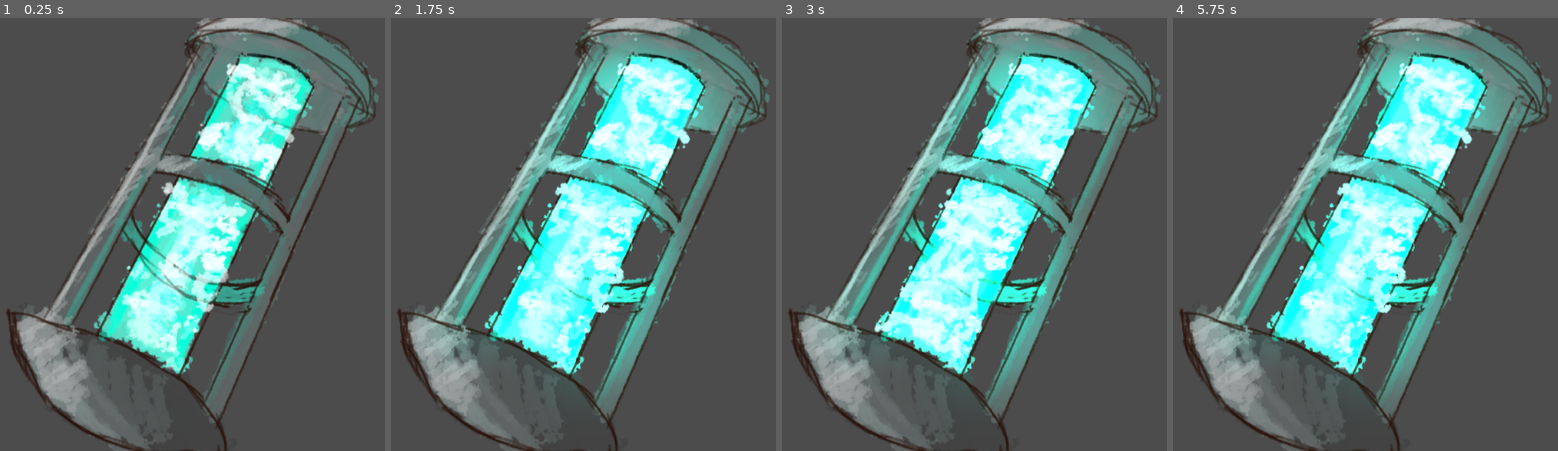
Above: before the commit, frames 1-4 (left to right).
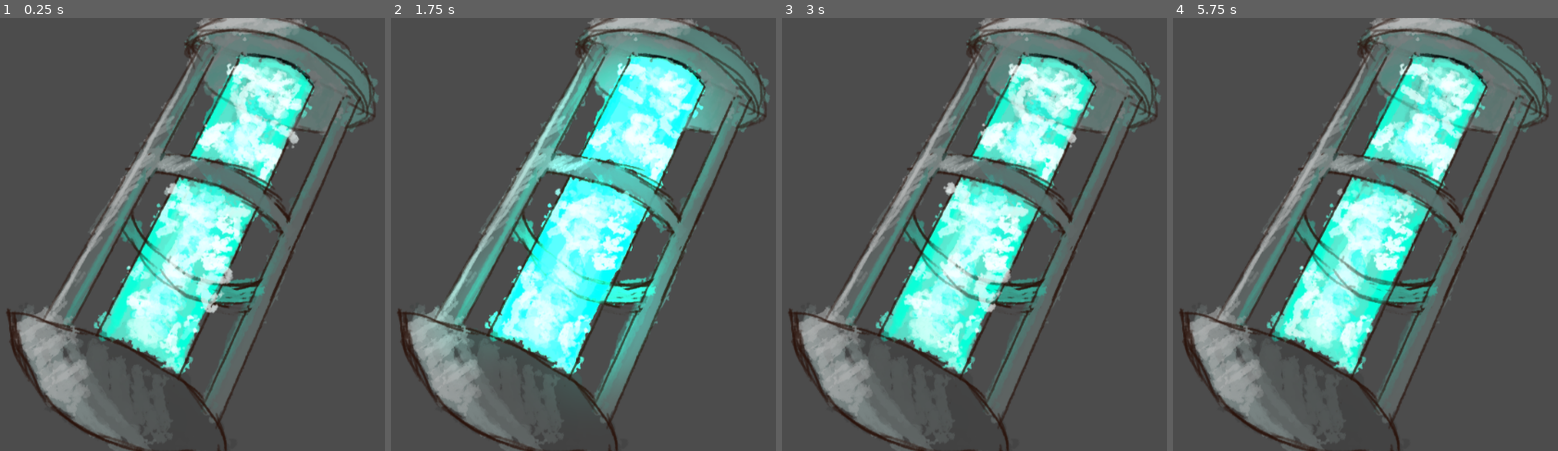
Above: after the commit, the same moments.

Repository: SeipNojon-Tuni/RamenPrequel
Game: Godot game, scene res://Scenes/RocketFuel.tscn
Two runs of this game, one before a commit and one after it. Both use one fixed random seed, a clock stepped at 60 frames per second and the inputs below. This scene is started directly instead of the project's main scene.
Inputs:
- Up to frame 1 (0.25 s): no input
- Up to frame 2 (1.75 s): no input
- Up to frame 3 (3 s): no input
- Up to frame 4 (5.75 s): no input

The runs differ from the first frame. In frame 1, 2.9% of the frame differs, in the area x 31-79%, y 10-78%; in frame 2, 5.0%; in frame 3, 21%, in the area x 11-89%, y 6-87%; in frame 4, 21%.

Commit message:
Fixed glowing in fuel bottle

Diff:
--- a/RamenPrequel/Scenes/RocketFuel.tscn
+++ b/RamenPrequel/Scenes/RocketFuel.tscn
@@ -58,7 +58,6 @@
 modulate = Color( 1, 1, 1, 0.686275 )
 position = Vector2( 549.954, 293.665 )
 frames = SubResource( 8 )
-frame = 3
 playing = true
 
 [node name="Glow" type="Light2D" parent="."]
@@ -68,3 +67,4 @@
 script = ExtResource( 3 )
 
 [node name="Tween" type="Tween" parent="."]
+[connection signal="tween_completed" from="Tween" to="Glow" method="_on_Tween_tween_completed"]
--- a/RamenPrequel/Scenes/glow.gd
+++ b/RamenPrequel/Scenes/glow.gd
@@ -24,10 +24,8 @@
 	#pass
 
 
-# When glow is finished to maximum or minimum value.
-func _on_tween_tween_completed(_object, _key):
-
-	time = rand_range(1.2, 2.2)
+func _on_Tween_tween_completed(_object, _key):
+	time = rand_range(1.2, 1.9)
 
 	if (self.energy <= minVal + 0.1):
 		tween.interpolate_property(self, "energy", minVal, maxVal, time, Tween.TRANS_SINE)
